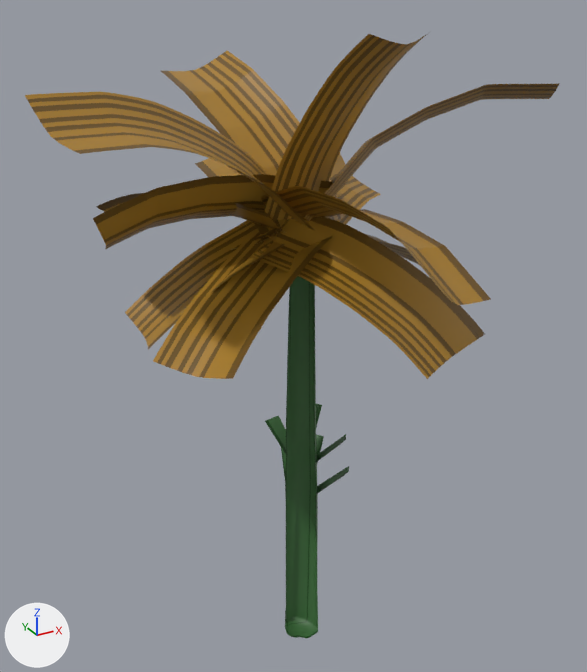
One commit to the FBX model Assets/Prototype/Models/Environment/Trees/SabalPalm1.fbx: the scene before it, then after it.
Rendered twice from a camera (50 mm lens) standing at (-76.1, -135.7, 147.4) and looking at (-1.8, -0.7, 79.9). Arrows for +X, +Y and +Z are at lower left; the lights stay in place.

The first picture shows 'BezierCurve.002'.
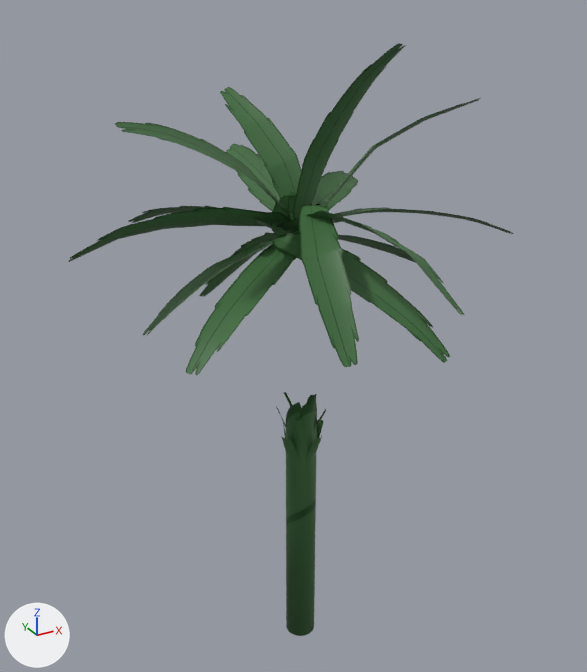
Where the change shows, as pixel boxes (x1, y1, x2, y2) in the pictures (587 x 672 px; the box of a moved part takes in the faces that stretch with it):
'BezierCurve.002', reshaped
    before: (25, 34, 560, 638)
    after: (69, 43, 514, 636)
part 1 of me_beziercurve_009, moved or reshaped
    before: (93, 174, 333, 250)
    after: (69, 207, 290, 262)
part 2 of me_beziercurve_009, moved or reshaped
    before: (261, 186, 491, 305)
    after: (277, 211, 464, 316)
part 3 of me_beziercurve_009, moved or reshaped
    before: (254, 235, 270, 240)
    after: (200, 232, 278, 297)
part 4 of me_beziercurve_009, moved or reshaped
    before: (125, 220, 286, 349)
    after: (143, 239, 273, 336)
part 5 of me_beziercurve_009, added (green)
    after: (335, 208, 514, 234)
part 6 of me_beziercurve_009, rebuilt
    before: (366, 234, 419, 265)
    after: (338, 235, 416, 263)
part 7 of me_beziercurve_009, rebuilt
    before: (265, 276, 349, 638)
    after: (276, 392, 326, 636)
part 8 of me_beziercurve_009, added (green)
    after: (299, 205, 359, 367)
part 9 of me_beziercurve_009, cut back
    before: (153, 220, 332, 379)
    after: (186, 191, 312, 375)
part 10 of me_beziercurve_009, cut back (brown)
    before: (479, 83, 560, 100)
part 11 of me_beziercurve_009, cut back (brown)
    before: (161, 51, 254, 97)
part 12 of me_beziercurve_009, cut back (brown)
    before: (25, 92, 148, 154)
part 13 of me_beziercurve_009, surface changed (brown to green)
    before: (102, 71, 482, 238)
    after: (116, 87, 479, 220)
part 14 of me_beziercurve_009, recoloured (brown to green)
    before: (97, 34, 485, 379)
    after: (128, 43, 450, 363)

The edits, one by one:
Material 'Material.002' (mat_material_002) is new.
Its texture is img_sabalpalm1_leaf_png (with its transparency).
me_beziercurve_009 is used by ob_beziercurve_002; location (0.0, 0.0, 0.0).
me_beziercurve_009 had 5969 vertices, 5057 faces and spanned x -51.2..46.6, y -49.2..40.2, z 0.0..139.8.
me_beziercurve_009 now has 5987 vertices, 5031 faces and spans x -48.5..41.2, y -51.0..34.3, z 1.3..139.8.
me_beziercurve_009 part 1: the loose piece of 343 vertices spanning x -41.8..5.1, y -4.2..7.4, z 101.6..115.6 is moved by (-6.8, 0.0, -1.8), in mat_material_002 (picture img_sabalpalm1_leaf_png).
me_beziercurve_009 part 2: the loose piece of 343 vertices spanning x -9.9..9.6, y -49.2..5.1, z 100.9..114.8 is moved by (0.0, -1.8, -1.3), in mat_material_002 (picture img_sabalpalm1_leaf_png).
me_beziercurve_009 part 3: the loose piece of 343 vertices spanning x -21.4..3.2, y -2.0..23.1, z 85.1..102.9 is multiplied about its middle by the matrix ((0.928, 0.236, 0.287), (-0.292, 0.941, 0.17), (-0.23, -0.242, 0.943)), then moved by (-0.1, -0.1, 0.0), in mat_material_002 (picture img_sabalpalm1_leaf_png).
me_beziercurve_009 part 4: the loose piece of 343 vertices spanning x -35.2..-7.4, y -9.8..7.6, z 86.3..104.1 is multiplied about its middle by the matrix ((0.991, 0.133, 0.031), (-0.137, 0.966, 0.219), (-0.001, -0.221, 0.975)), then moved by (0.0, -0.2, 0.0), in mat_material_002 (picture img_sabalpalm1_leaf_png).
me_beziercurve_009 part 5: the loose piece of 427 vertices spanning x -31.8..1.4, y -7.0..34.1, z 98.2..110.1 is copied, and the copy is multiplied about its middle by the matrix ((-0.679, 0.704, 0.208), (-0.504, -0.653, 0.565), (0.534, 0.279, 0.798)), then moved by (33.2, -25.2, 1.4), in mat_material_002 (picture img_sabalpalm1_leaf_png); it spans x -3.0..41.2, y -27.2..2.0, z 101.1..109.9.
me_beziercurve_009 part 6: the loose piece of 427 vertices spanning x -1.4..39.3, y -9.2..10.9, z 85.4..103.5 is rebuilt with 343 vertices and now spans x -2.1..33.4, y -8.8..10.1, z 89.4..105.3, in mat_material_002 (picture img_sabalpalm1_leaf_png).
me_beziercurve_009 part 7: the loose piece of 152 vertices spanning x -10.9..9.9, y -9.5..10.6, z 0.0..101.6 is rebuilt with 323 vertices and now spans x -5.0..6.2, y -5.8..5.7, z 1.3..101.5.
me_beziercurve_009 part 8: a new loose piece of 259 vertices spanning x -18.2..3.5, y -40.7..-6.0, z 90.2..111.9, in mat_material_002 (picture img_sabalpalm1_leaf_png).
me_beziercurve_009 part 9: 1 vertex moved within x -11.9, y -9.0, z 98.1; 936 vertices removed from x -37.3..15.8, y -29.3..40.2, z 75.9..107.9; 433 vertices added at x -37.6..11.1, y -29.1..11.9, z 87.2..109.5.
me_beziercurve_009 part 10: 91 vertices removed from x 27.3..46.6, y -26.1..-6.0, z 126.3..130.3; 7 vertices added at x 27.1..35.0, y -18.9..-5.8, z 126.3..129.9.
me_beziercurve_009 part 11: 90 vertices removed from x -14.4..1.0, y 20.9..34.7, z 126.3..133.3; 6 vertices added at x -14.1..1.0, y 20.6..22.0, z 126.3..130.3.
me_beziercurve_009 part 12: 1 vertex moved within x -38.9, y -10.6, z 127.7; 86 vertices removed from x -51.2..-37.1, y -23.0..-6.5, z 125.0..131.9; 2 vertices added at x -39.8..-39.4, y -8.4..-6.5, z 129.6..131.4.
me_beziercurve_009 part 13: 742 kept faces spanning x -39.0..34.8, y -20.4..21.8, z 102.2..131.4 get new texture (UV) coordinates.
me_beziercurve_009 part 14: 2362 faces spanning x -39.0..34.8, y -37.3..34.3, z 84.6..139.8 switch from mat_bark (picture img_sabalpalm1_bark_png) to mat_material_002 (picture img_sabalpalm1_leaf_png).
